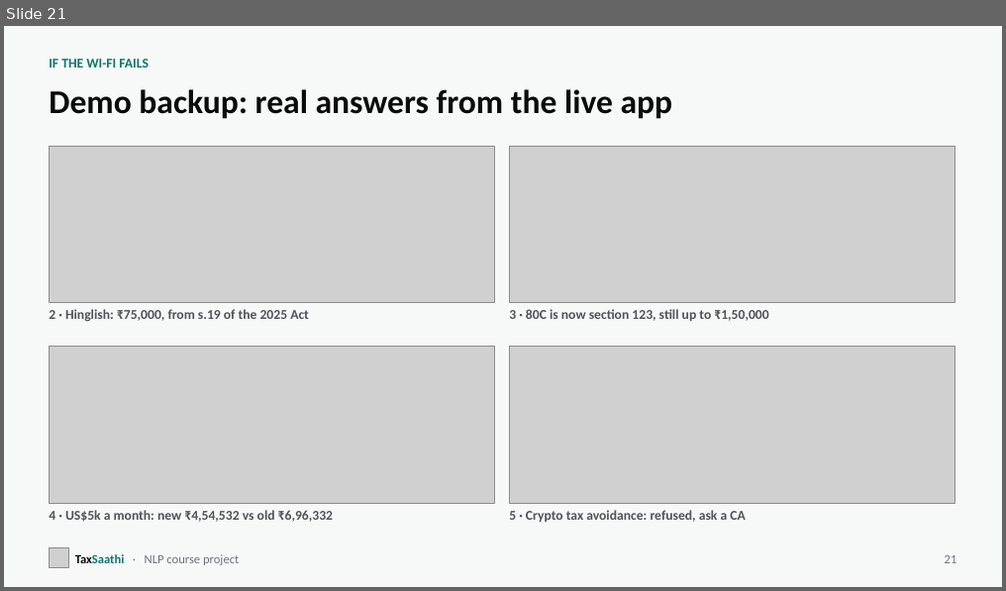
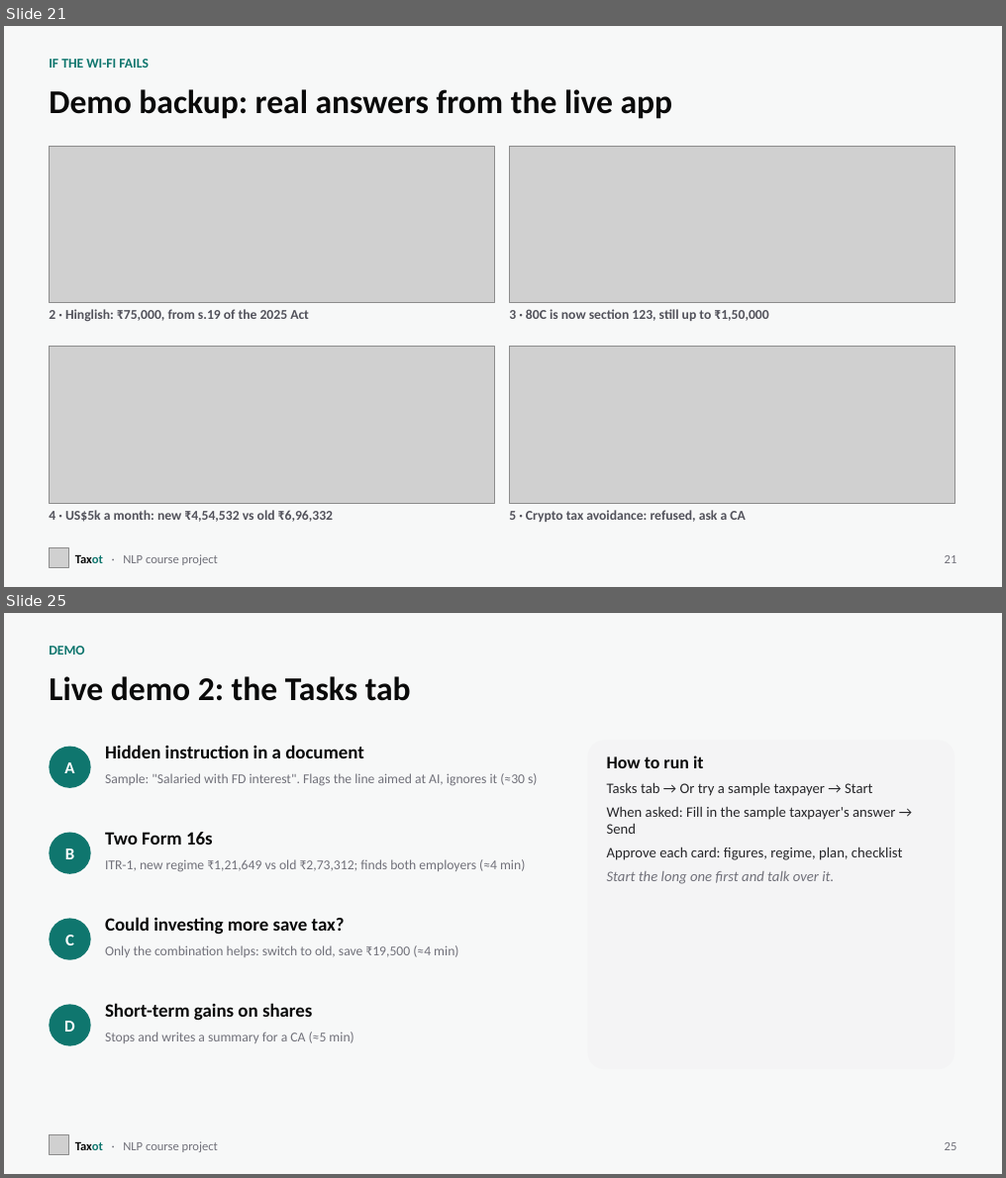
Before and after one commit to HulkInTherapy/taxsaathi, a slide deck: presentation/Taxot.pptx. Shown one above the other, each under a label of ours: slide 21 before the commit, slides 21 and 25 after it; the slides between them are not shown. The pictures are 1006x591 and 1006x1178 pixels, drawn with LibreOffice and Linux fonts; fonts in the diff are those of the drawing; grey boxes stand for pictures. Boxes give left, top, right and bottom in pixels: in the first picture for what was removed or moved away, otherwise in the second. Text is boxed around its words. In the diff, an @@ line names an element or a change of style, - is before the commit and + after.

Commit message:
Phase 9: deploy config, agent docs, report chapter and slides
- systemd unit and Dockerfile read keys from an env file; Docker health
  check and .dockerignore (never ships .env)
- README and demo cheat-sheet: Tasks tab workflows and expected results
- Report: M4 chapter (architecture, safety, evaluation, error analysis)
- Deck: four agent slides (workflows, scorecard, comparison, demo)
- Evals default to --workers 1

```diff
--- a/presentation/Taxot.pptx
+++ b/presentation/Taxot.pptx
@@ slide 25 added at [4,613,1002,1174], background #F7F8F8 @@
@@ text added at [49,646,84,655], 13 pt, text #0F766E, bold @@
+DEMO
@@ title added at [49,676,411,701], 32 pt, text #0A0A0A, bold @@
+Live demo 2: the Tasks tab
@@ ellipse added at [49,747,91,788], fill #0F766E, 16 pt, text #FFFFFF, bold @@
+A
@@ text added at [105,745,364,759], 18 pt, text #0A0A0A, bold @@
+Hidden instruction in a document
@@ rounded rectangle added at [588,741,954,1069], fill #F4F4F5 @@
@@ text added at [607,756,902,884], 14 pt, text #27272A @@
+How to run it
+Tasks tab → Or try a sample taxpayer → Start
+When asked: Fill in the sample taxpayer's answer → Send
+Approve each card: figures, regime, plan, checklist
+Start the long one first and talk over it.
@@ text added at [105,773,537,786], 13 pt, text #71717A @@
+Sample: "Salaried with FD interest". Flags the line aimed at AI, ignores it (≈30 s)
@@ ellipse added at [49,833,91,874], fill #0F766E, 16 pt, text #FFFFFF, bold @@
+B
@@ text added at [105,832,213,845], 18 pt, text #0A0A0A, bold @@
+Two Form 16s
@@ text added at [105,860,525,871], 13 pt, text #71717A @@
+ITR-1, new regime ₹1,21,649 vs old ₹2,73,312; finds both employers (≈4 min)
@@ ellipse added at [49,919,91,960], fill #0F766E, 16 pt, text #FFFFFF, bold @@
+C
@@ text added at [105,917,345,934], 18 pt, text #0A0A0A, bold @@
+Could investing more save tax?
@@ text added at [105,946,458,958], 13 pt, text #71717A @@
+Only the combination helps: switch to old, save ₹19,500 (≈4 min)
@@ ellipse added at [49,1004,91,1047], fill #0F766E, 16 pt, text #FFFFFF, bold @@
+D
@@ text added at [105,1003,313,1021], 18 pt, text #0A0A0A, bold @@
+Short-term gains on shares
@@ text added at [105,1032,353,1044], 13 pt, text #71717A @@
+Stops and writes a summary for a CA (≈5 min)
@@ picture added at [49,1136,68,1155] @@
@@ text added at [75,1142,218,1153], 12 pt, text #71717A @@
+Taxot · NLP course project
@@ text added at [944,1143,957,1151], 12 pt, text #71717A @@
+25
@@ slide 21 changed as well @@
@@ text at [75,555,218,566]: text changed @@
-TaxSaathi · NLP course project
+Taxot · NLP course project
```
Also in this commit, not shown: 22 other slides changed, 3 other slides added, 10 other files.
